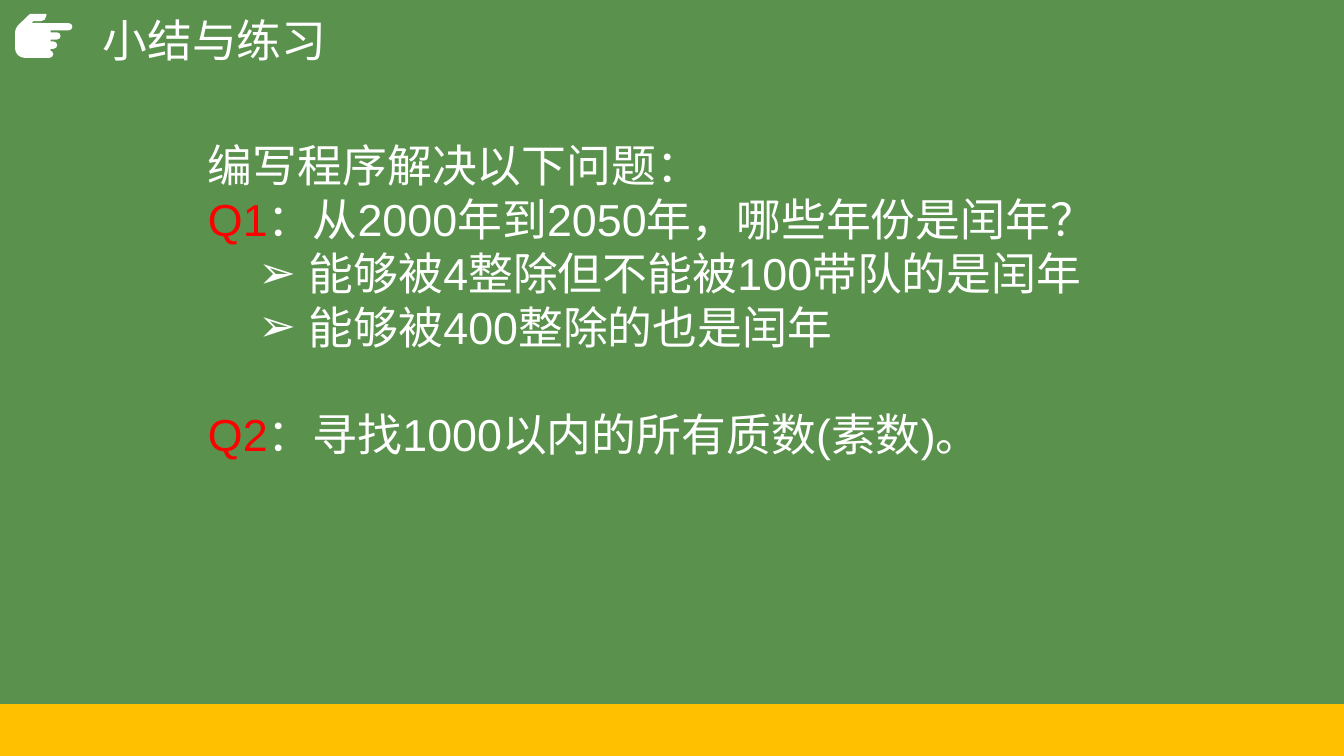
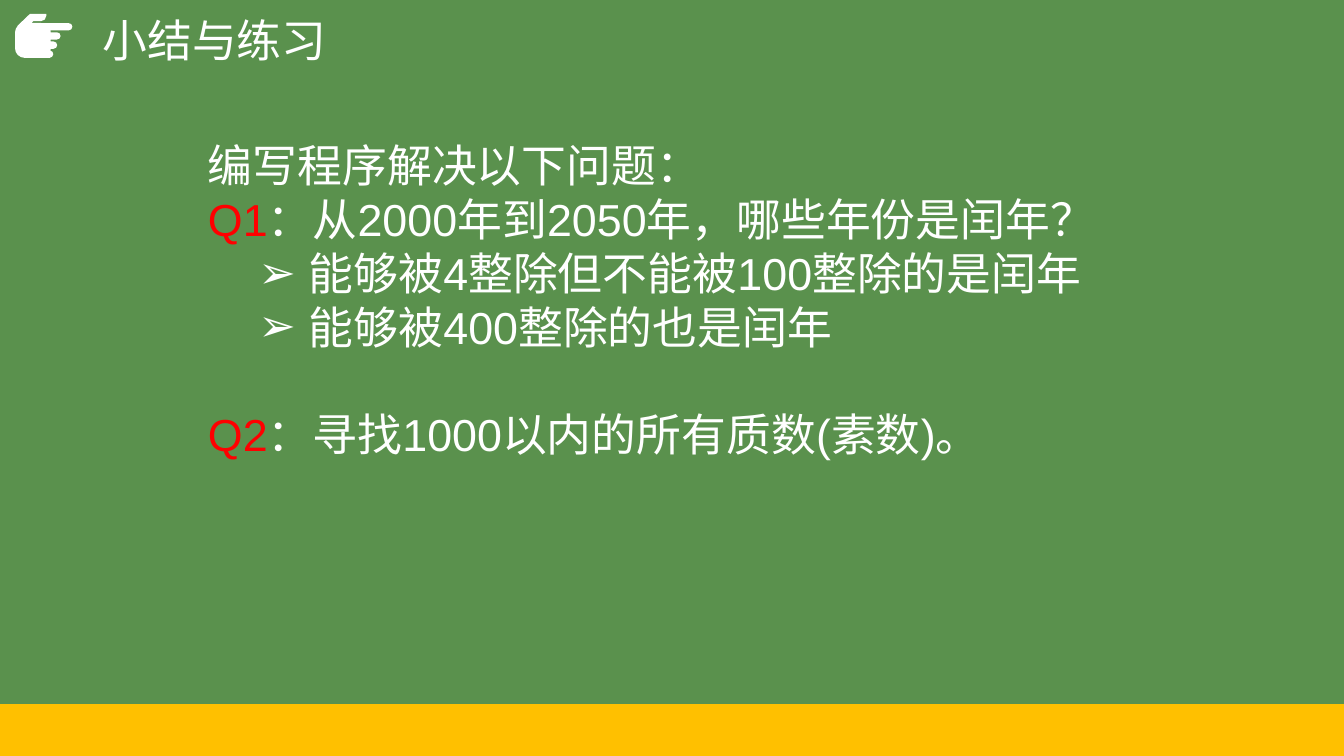
Before and after one commit to hongm32/2020design, a slide deck: slide 24 of 【第09课】枚举算法/【第09课】枚举算法.pptx. Drawn at 1344x756 pixels with LibreOffice and Linux fonts; fonts in the diff are those of the drawing. Boxes give left, top, right and bottom in pixels: in the first picture for what was removed or moved away, otherwise in the second. Text is boxed around its words. In the diff, an @@ line names an element or a change of style, - is before the commit and + after.

```diff
--- a/【第09课】枚举算法/【第09课】枚举算法.pptx
+++ b/【第09课】枚举算法/【第09课】枚举算法.pptx
@@ text at <box>309,252,1081,294</box>: text changed @@
-  ➢ 能够被4整除但不能被100带队的是闰年
+  ➢ 能够被4整除但不能被100整除的是闰年
```
Also in this commit, not shown: 2 other files.
